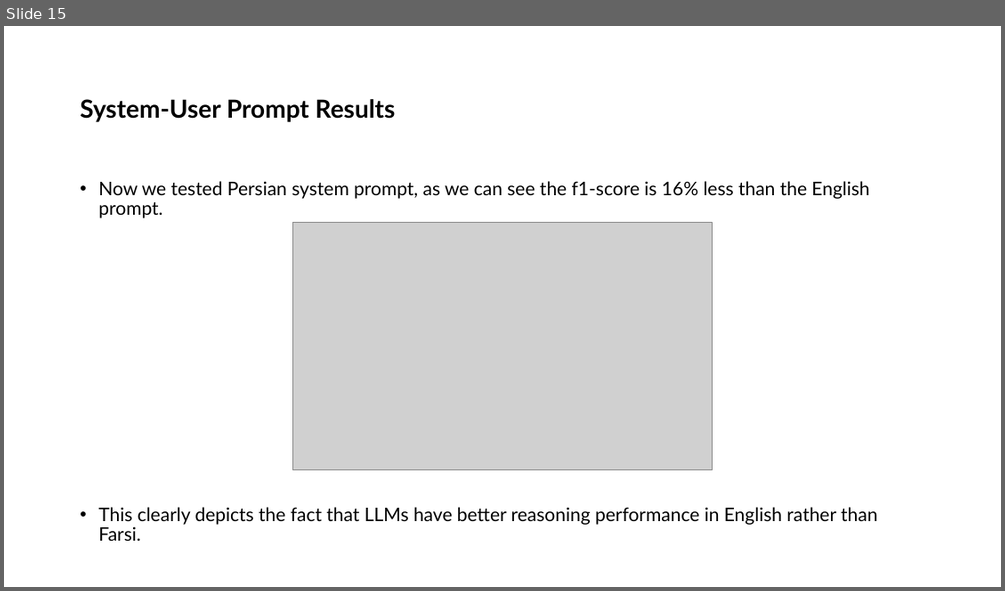
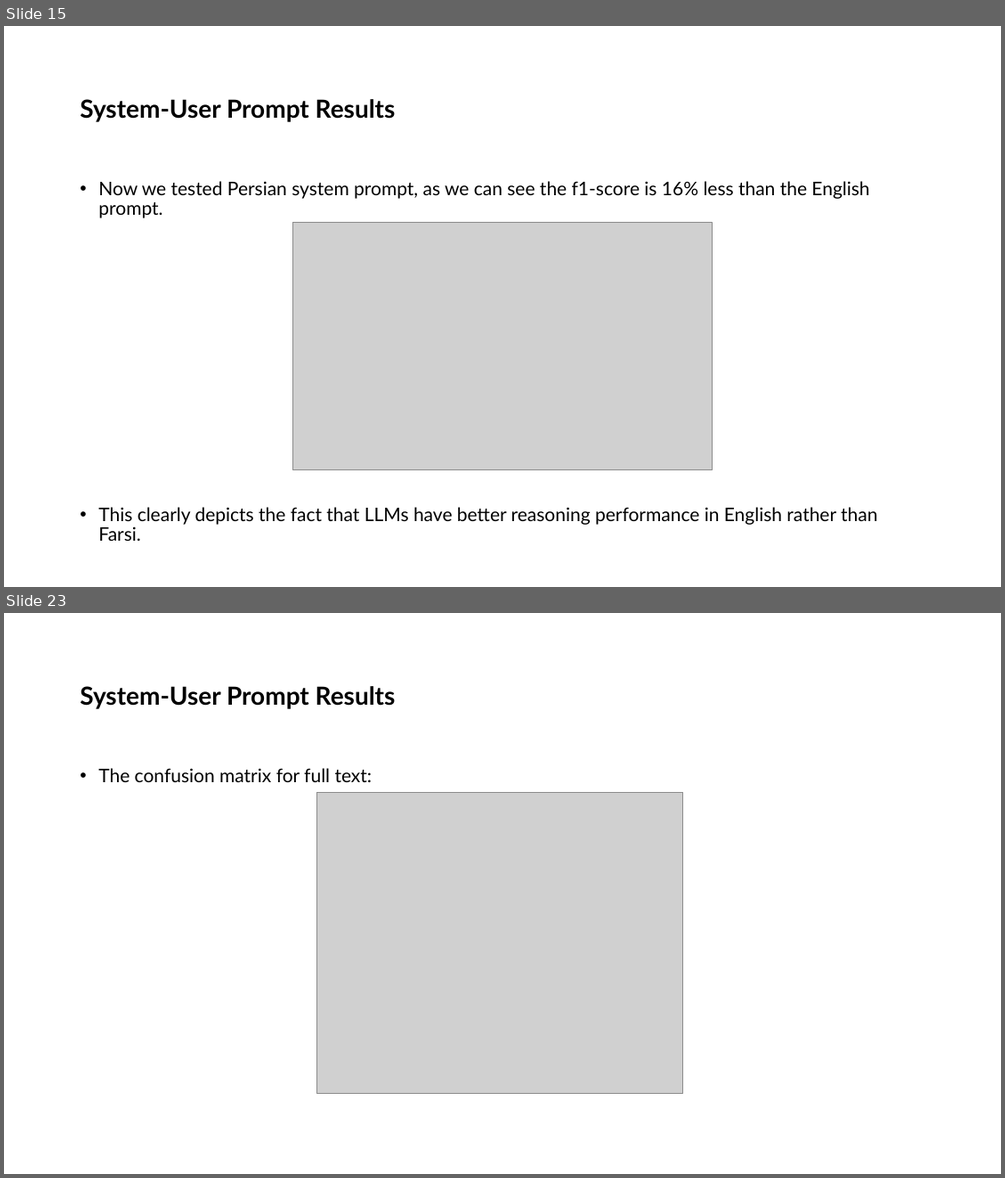
Before and after one commit to ShayanSalehi81/BachelorProject, a slide deck: Slides/System-User Prompt Design.pptx. Shown one above the other, each under a label of ours: slide 15 before the commit, slides 15 and 23 after it; the slides between them are not shown. The pictures are 1005x591 and 1005x1178 pixels, drawn with LibreOffice and Linux fonts; fonts in the diff are those of the drawing; grey boxes stand for pictures. Boxes give left, top, right and bottom in pixels: in the first picture for what was removed or moved away, otherwise in the second. Text is boxed around its words. In the diff, an @@ line names an element or a change of style, - is before the commit and + after.

```diff
--- a/Slides/System-User Prompt Design.pptx
+++ b/Slides/System-User Prompt Design.pptx
@@ slide 23 added at [4, 613, 1001, 1174], background #FFFFFF @@
@@ title added at [80, 686, 396, 709], 24 pt, text #000000, bold @@
+System-User Prompt Results
@@ text added at [98, 768, 372, 782], 18 pt, text #000000 @@
+• The confusion matrix for full text:
@@ picture added at [317, 793, 683, 1093] @@
```
Also in this commit, not shown: 8 other slides added, 1 other file.
